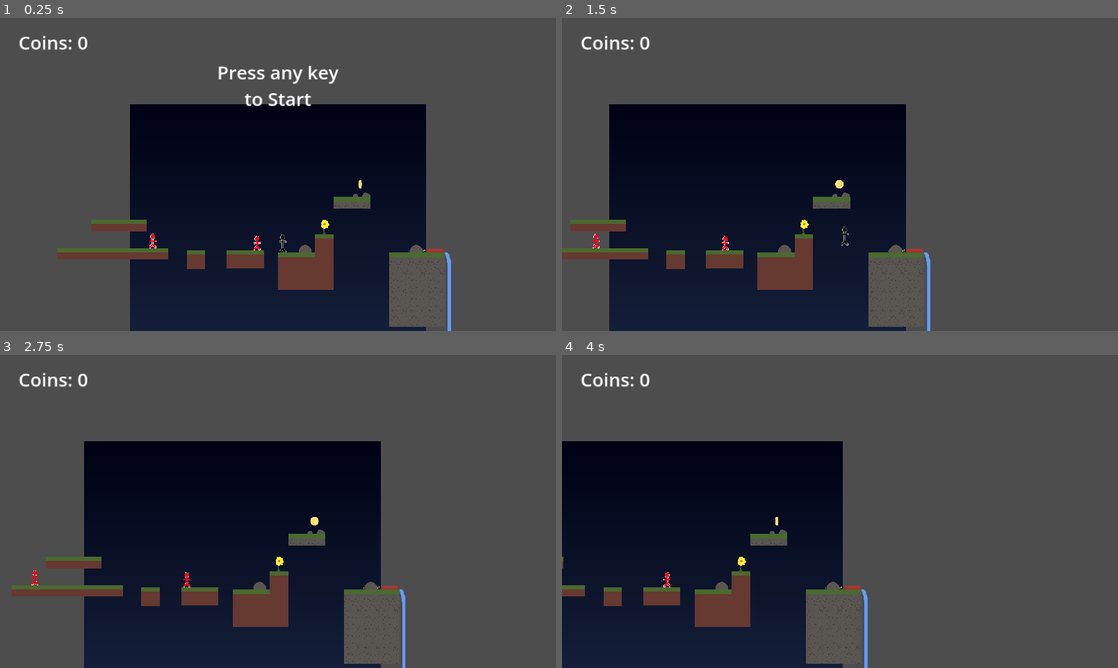
Above: before the commit, frames 1-4 (two rows, left to right).
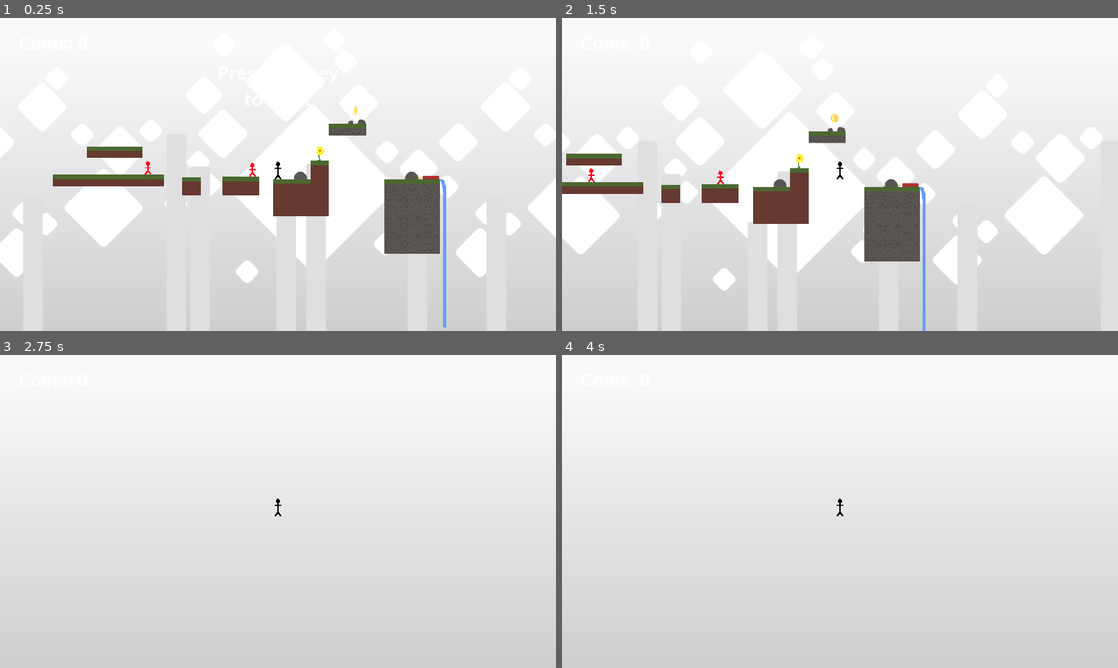
Above: after the commit, the same moments.

Repository: endlessm/moddable-platformer
Game: Godot game, scene res://main.tscn
The game is run twice, just before and just after one commit, with the same random seed, the same clock (stepped at 60 frames per second) and the same inputs.
Inputs:
- Up to frame 1 (0.25 s): no input
- Up to frame 2 (1.5 s): tap Enter (ui_accept) at 0.5, 0.77 s; hold Right (ui_right) from 0.53 s (still down)
- Up to frame 3 (2.75 s): tap Enter (ui_accept) at 1.52 s; release Right (ui_right) at 2.03 s; hold Left (ui_left) from 2.03 s (still down)
- Up to frame 4 (4 s): release Left (ui_left) at 2.78 s; hold Right (ui_right) from 2.78 s (still down); tap Enter (ui_accept) at 3.02, 3.77 s

The runs differ from the first frame. In frame 1, 99% of the frame differs, in the area x 0-100%, y 0-100%; in frame 2, 99%; in frame 3, 100%; in frame 4, 100%.

Commit message:
Adjust background layer to screen size
And also move all the nodes in the main scene. So that the viewport
layers look coherent with the initial state.

Also, make the background gradient a blue sky.

Diff:
--- a/main.tscn
+++ b/main.tscn
@@ -18,19 +18,22 @@
 [node name="Background" parent="." instance=ExtResource("2_tb5a2")]
 
 [node name="TileMap" parent="." instance=ExtResource("3_yfnmv")]
+position = Vector2(944, 557)
 layer_0/tile_data = PackedInt32Array(-65535, 196608, 0, -262140, 0, 0, -65529, 65536, 0)
 layer_1/tile_data = PackedInt32Array(0, 0, 1, 1, 0, 1, 2, 0, 2, -65534, 0, 1, -196605, 393216, 1, -196604, 393216, 1, 6 …(261 unchanged characters)…
 layer_2/tile_data = PackedInt32Array(9, 458752, 1, 65545, 458752, 2, 131081, 458752, 2, 196617, 458752, 2, 262153, 458752, 2, 327689, 458752, 2, 393225, 458752, 2, 458761, 458752, 2, -65529, 196608, 0, -131070, 131072, 0)
 
 [node name="Dangerzone" parent="." instance=ExtResource("4_2mg6t")]
-position = Vector2(0, 256)
+position = Vector2(944, 813)
 
 [node name="Coins" type="Node2D" parent="."]
+position = Vector2(944, 557)
 
 [node name="Coin" parent="Coins" instance=ExtResource("5_u7hr5")]
 position = Vector2(283, -237)
 
 [node name="Platforms" type="Node2D" parent="."]
+position = Vector2(944, 557)
 
 [node name="Platform" parent="Platforms" instance=ExtResource("4_gd51l")]
 position = Vector2(-113, 23)
@@ -52,21 +55,20 @@
 width = 6
 
 [node name="Player" parent="." instance=ExtResource("2_7yl00")]
-position = Vector2(16, -32)
+position = Vector2(960, 525)
 collision_layer = 1
 collision_mask = 7
 
 [node name="Camera2D" type="Camera2D" parent="Player"]
-position = Vector2(-16, 32)
-limit_bottom = 270
+position = Vector2(0, 15)
 
 [node name="HUD" parent="." instance=ExtResource("6_mp7wy")]
 
 [node name="Enemy" parent="." instance=ExtResource("9_l6smt")]
-position = Vector2(-408, -67)
+position = Vector2(536, 490)
 speed = 100.0
 
 [node name="Enemy2" parent="." instance=ExtResource("9_l6smt")]
-position = Vector2(-85, -74)
+position = Vector2(859, 483)
 speed = 50.0
 start_direction = 1
--- /dev/null
+++ b/scripts/background.gd
@@ -0,0 +1,23 @@
+@tool
+extends ParallaxBackground
+
+## Use this to tint the texture of the background a different color.
+@export var tint: Color = Color.WHITE:
+	set = _set_tint
+
+@onready var parallax_layers = [
+	%ParallaxLayer,
+	%ParallaxLayer2,
+	%ParallaxLayer3,
+]
+
+
+func _set_tint(new_tint: Color):
+	tint = new_tint
+	if is_node_ready():
+		for _layer in parallax_layers:
+			_layer.modulate = tint
+
+
+func _ready():
+	_set_tint(tint)
--- a/spaces/background.tscn
+++ b/spaces/background.tscn
@@ -1,19 +1,61 @@
-[gd_scene load_steps=3 format=3 uid="uid://jnrusvm3gric"]
+[gd_scene load_steps=6 format=3 uid="uid://jnrusvm3gric"]
+
+[ext_resource type="Texture2D" uid="uid://dw612tw7iymyb" path="res://assets/background-layer-1.png" id="1_0qn5k"]
+[ext_resource type="Script" path="res://scripts/background.gd" id="1_1jh5j"]
+[ext_resource type="Texture2D" uid="uid://dne1wh5fsffy" path="res://assets/background-layer-2.png" id="2_mk66l"]
 
 [sub_resource type="Gradient" id="Gradient_80myt"]
-colors = PackedColorArray(5.47232e-05, 0.00409156, 0.0787912, 1, 0.104679, 0.159134, 0.271181, 1)
+offsets = PackedFloat32Array(0.0788732, 1)
+colors = PackedColorArray(0.98, 0.98, 0.98, 1, 0.81, 0.81, 0.81, 1)
 
 [sub_resource type="GradientTexture2D" id="GradientTexture2D_ljotv"]
 gradient = SubResource("Gradient_80myt")
-width = 1024
-height = 1024
+width = 5115
+height = 1080
 fill_to = Vector2(0, 1)
 
 [node name="Background" type="ParallaxBackground"]
 follow_viewport_enabled = true
+script = ExtResource("1_1jh5j")
 
 [node name="ParallaxLayer" type="ParallaxLayer" parent="."]
-motion_scale = Vector2(0, 0)
+unique_name_in_owner = true
+motion_scale = Vector2(-1, -1)
 
 [node name="Sprite2D" type="Sprite2D" parent="ParallaxLayer"]
 texture = SubResource("GradientTexture2D_ljotv")
+centered = false
+
+[node name="ParallaxLayer2" type="ParallaxLayer" parent="."]
+unique_name_in_owner = true
+motion_scale = Vector2(0.03, 0)
+motion_mirroring = Vector2(1600, 0)
+
+[node name="Sprite2D" type="Sprite2D" parent="ParallaxLayer2"]
+position = Vector2(0, -115)
+scale = Vector2(2.5, 2.5)
+texture = ExtResource("1_0qn5k")
+centered = false
+
+[node name="Sprite2D2" type="Sprite2D" parent="ParallaxLayer2"]
+position = Vector2(1600, -115)
+scale = Vector2(2.5, 2.5)
+texture = ExtResource("1_0qn5k")
+centered = false
+
+[node name="ParallaxLayer3" type="ParallaxLayer" parent="."]
+unique_name_in_owner = true
+motion_scale = Vector2(0.1, 0)
+motion_mirroring = Vector2(1600, 0)
+
+[node name="Sprite2D" type="Sprite2D" parent="ParallaxLayer3"]
+position = Vector2(0, -115)
+scale = Vector2(2.5, 2.5)
+texture = ExtResource("2_mk66l")
+centered = false
+
+[node name="Sprite2D2" type="Sprite2D" parent="ParallaxLayer3"]
+position = Vector2(1600, -115)
+scale = Vector2(2.5, 2.5)
+texture = ExtResource("2_mk66l")
+centered = false
Binary file added: assets/background-layer-1.png
Not shown, added: assets/background-layer-1.png.import
Binary file added: assets/background-layer-2.png
Not shown, added: assets/background-layer-2.png.import
